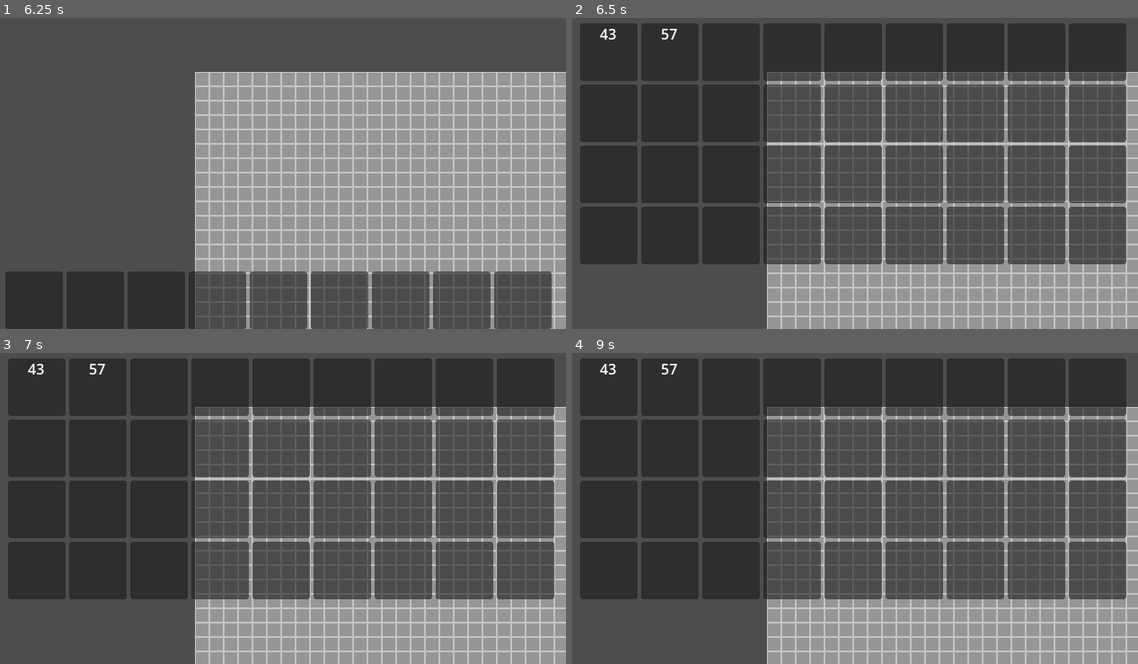
Above: before the commit, frames 1-4 (two rows, left to right).
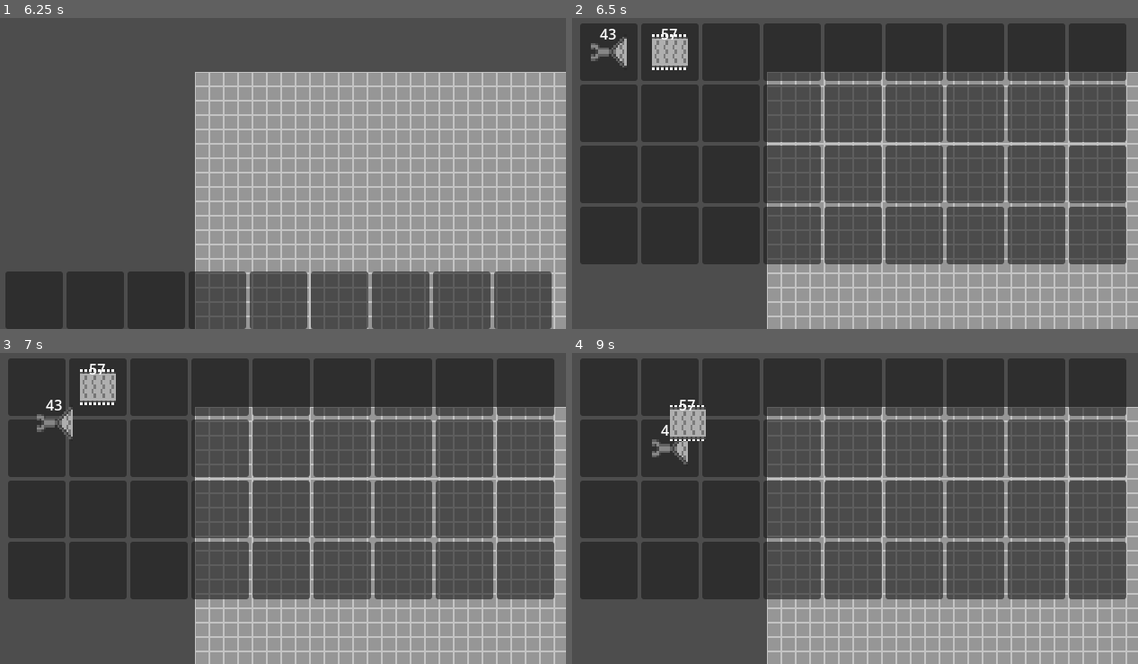
Above: after the commit, the same moments.

Repository: makazis/new-game-project
Game: Godot game, scene res://Scenes/game.tscn
The game is run twice, just before and just after one commit, with the same random seed, the same clock (stepped at 60 frames per second) and the same inputs.
Inputs (mouse positions are in pixels of both pictures, inside the frame that each line leads up to):
- Up to frame 1 (6.25 s): click (33, 301) at 0.52 s; click (33, 301) at 1.27 s; click (33, 301) at 2.02 s; tap Enter at 2.75, 4.25, 5.75 s; move the mouse to (407, 151) at 2.77 s; click (407, 151) at 2.92 s; tap Space at 3.5, 5 s; drag from (164, 182) to (249, 232) at 3.52 s; move the mouse to (333, 95) at 4.27 s; click (333, 95) at 4.42 s; drag from (249, 232) to (107, 117) at 5.02 s; move the mouse to (452, 217) at 5.77 s; click (452, 217) at 5.92 s
- Up to frame 2 (6.5 s): tap E (inventory) at 6.4 s
- Up to frame 3 (7 s): click "43" at 6.5 s
- Up to frame 4 (9 s): click "57" at 7.25 s; click "43" at 8 s; click "57" at 8.75 s

Frame 1 is identical in both runs. In frame 2, 0.9% of the frame differs, in the area x 3-21%, y 5-17%; in frame 3, 1.0%; in frame 4, 1.1%, in the area x 4-24%, y 3-36%.

Commit message:
it's over

Diff:
--- a/Scenes/Item_holder.tscn
+++ b/Scenes/Item_holder.tscn
@@ -1,6 +1,5 @@
-[gd_scene load_steps=3 format=3 uid="uid://dtadk33ruesdt"]
+[gd_scene load_steps=2 format=3 uid="uid://dtadk33ruesdt"]
 
-[ext_resource type="Texture2D" uid="uid://0skpgq1r3l4b" path="res://Tiles/collector.png" id="1_fm414"]
 [ext_resource type="Script" uid="uid://drpww8l23nlo" path="res://Scripts/InvScripts/item_holder.gd" id="2_h1uhs"]
 
 [node name="TextureButton" type="TextureButton"]
@@ -9,8 +8,8 @@
 offset_top = 12.0
 offset_right = 52.0
 offset_bottom = 52.0
+mouse_filter = 1
 action_mode = 0
-texture_normal = ExtResource("1_fm414")
 stretch_mode = 0
 script = ExtResource("2_h1uhs")
 
@@ -20,7 +19,7 @@
 offset_top = -12.0
 offset_right = 52.0
 offset_bottom = 52.0
-text = "1"
+mouse_filter = 1
 horizontal_alignment = 1
 
 [connection signal="button_down" from="." to="." method="_on_button_down"]
--- a/Scenes/game.tscn
+++ b/Scenes/game.tscn
@@ -52,6 +52,7 @@
 anchor_top = 1.0
 anchor_right = 0.5
 grow_vertical = 0
+script = null
 
 [node name="Inventory" parent="CanvasLayer" instance=ExtResource("5_i6g32")]
 visible = false
--- a/Scenes/gui.tscn
+++ b/Scenes/gui.tscn
@@ -1,7 +1,7 @@
 [gd_scene load_steps=3 format=3 uid="uid://dfh277eii8aw0"]
 
 [ext_resource type="PackedScene" uid="uid://cj2qoo17ml7cw" path="res://Scenes/inventory_panel.tscn" id="1_80edf"]
-[ext_resource type="Script" uid="uid://dq3dygxp04k61" path="res://Scripts/gui.gd" id="1_bm56d"]
+[ext_resource type="Script" uid="uid://dq3dygxp04k61" path="res://Scripts/InvScripts/gui.gd" id="1_bm56d"]
 
 [node name="GUI" type="Control"]
 layout_mode = 3
@@ -10,6 +10,7 @@
 anchor_bottom = 1.0
 grow_horizontal = 2
 grow_vertical = 2
+mouse_filter = 1
 script = ExtResource("1_bm56d")
 
 [node name="HBoxContainer" type="HBoxContainer" parent="."]
--- a/Scenes/inventory.tscn
+++ b/Scenes/inventory.tscn
@@ -1,7 +1,8 @@
-[gd_scene load_steps=3 format=3 uid="uid://c40uy6qtedf84"]
+[gd_scene load_steps=4 format=3 uid="uid://c40uy6qtedf84"]
 
 [ext_resource type="Script" uid="uid://dhk6jkftqbt6s" path="res://Scripts/InvScripts/inventory.gd" id="1_k5gp2"]
 [ext_resource type="PackedScene" uid="uid://cj2qoo17ml7cw" path="res://Scenes/inventory_panel.tscn" id="2_yxepq"]
+[ext_resource type="PackedScene" uid="uid://dtadk33ruesdt" path="res://Scenes/Item_holder.tscn" id="3_yxepq"]
 
 [node name="Inventory" type="Control"]
 layout_mode = 3
@@ -10,6 +11,7 @@
 anchor_bottom = 1.0
 grow_horizontal = 2
 grow_vertical = 2
+mouse_filter = 1
 script = ExtResource("1_k5gp2")
 
 [node name="BoxContainer" type="BoxContainer" parent="."]
@@ -211,3 +213,13 @@
 layout_mode = 2
 size_flags_horizontal = 0
 size_flags_vertical = 1
+
+[node name="TextureButton" parent="." instance=ExtResource("3_yxepq")]
+visible = false
+layout_mode = 0
+offset_left = 0.0
+offset_top = 0.0
+offset_right = 40.0
+offset_bottom = 40.0
+
+[editable path="TextureButton"]
--- a/Scenes/inventory_item.tscn
+++ b/Scenes/inventory_item.tscn
@@ -9,6 +9,7 @@
 anchor_bottom = 1.0
 grow_horizontal = 2
 grow_vertical = 2
+mouse_filter = 1
 script = ExtResource("1_giout")
 
 [node name="TextureRect" type="TextureRect" parent="."]
--- a/Scenes/inventory_panel.tscn
+++ b/Scenes/inventory_panel.tscn
@@ -10,6 +10,7 @@
 offset_right = 61.0
 offset_bottom = 62.0
 size_flags_vertical = 12
+mouse_filter = 1
 script = ExtResource("1_as1yr")
 
 [node name="TextureButton" parent="." instance=ExtResource("1_4ij40")]
--- a/Scripts/InvScripts/inventory.gd
+++ b/Scripts/InvScripts/inventory.gd
@@ -1,5 +1,5 @@
 extends Control
-
+@onready var Tbutton=$TextureButton
 func demiload():
 	for i in Global.Player_Inventory:
 		if Global.Player_Inventory[i]==null:
@@ -14,3 +14,27 @@
 		if Global.Player_Inventory[i]==null:
 			continue
 		$BoxContainer/Hotbar.get_child(i).button.update_item(Global.Player_hotbar[i])
+
+var mouse_timer=0
+func _process(delta: float) -> void:
+	if Input.is_mouse_button_pressed(MOUSE_BUTTON_LEFT):
+		mouse_timer+=1
+	else:
+		mouse_timer=0
+	if mouse_timer==2:
+		print(1)
+		for container in get_child(0).get_children():
+			for panel in container.get_children():
+				if panel.button.button_pressed:
+					print(2)
+					if panel.button.item==null:
+						if Tbutton.visible:
+							panel.button.update_item(Tbutton.item)
+							Tbutton.clear_item()
+							Tbutton.visible=false
+					else:
+						if not Tbutton.visible:
+							Tbutton.update_item(panel.button.item)
+							panel.button.clear_item()
+							Tbutton.visible=true
+	Tbutton.position=get_viewport().get_mouse_position()+Vector2(0,20)
--- a/Scripts/InvScripts/inventory_item.gd
+++ b/Scripts/InvScripts/inventory_item.gd
@@ -3,7 +3,7 @@
 var ID: int = 0
 var item_name: String = "Conveyor"
 var item_count: int = 1
-var item_texture: CompressedTexture2D = CompressedTexture2D.new()
+var item_texture: String = ""
 
 func assign(new_ID):
 	var item_data=[
@@ -16,6 +16,6 @@
 			"Texture Path":"res://Assets/collector.png"
 		},
 	]
-	item_texture.load(item_data[new_ID]["Texture Path"])
+	item_texture=item_data[new_ID]["Texture Path"]
 	item_name=item_data[new_ID]["Name"]
 	ID=new_ID
--- a/Scripts/InvScripts/item_holder.gd
+++ b/Scripts/InvScripts/item_holder.gd
@@ -6,7 +6,7 @@
 	item=new_item
 	if item==null:
 		return
-	texture_normal=item.item_texture
+	texture_normal=load(item.item_texture)
 	label.text=str(item.item_count)
 
 func clear_item():
--- a/Scripts/inventory_item.gd
+++ /dev/null
@@ -1,21 +0,0 @@
-extends Control
-
-var ID: int = 0
-var item_name: String = "Conveyor"
-var item_count: int = 1
-var item_texture: CompressedTexture2D = CompressedTexture2D.new()
-
-func assign(new_ID):
-	var item_data=[
-		{
-			"Name":"Conveyor",
-			"Texture Path":"res://Assets/conveyor.png"
-		},
-		{
-			"Name":"Collectorr",
-			"Texture Path":"res://Assets/collector.png"
-		},
-	]
-	item_texture.load(item_data[new_ID]["Texture Path"])
-	item_name=item_data[new_ID]["Name"]
-	ID=new_ID
Not shown: 1 places in Scenes/inventory_item.tscn that only renumber resources
Not shown, changed: Scripts/InvScripts/gui.gd.uid
Not shown, changed: Scripts/InvScripts/inventory_item.gd.uid
Not shown, removed: Scripts/gui.gd.uid
